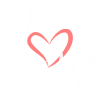
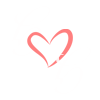
Before/after of a 100 x 100 layered artwork. What changed in the layer stack:
renamed "M" to "H", painted on it over [45, 53, 64, 63]
